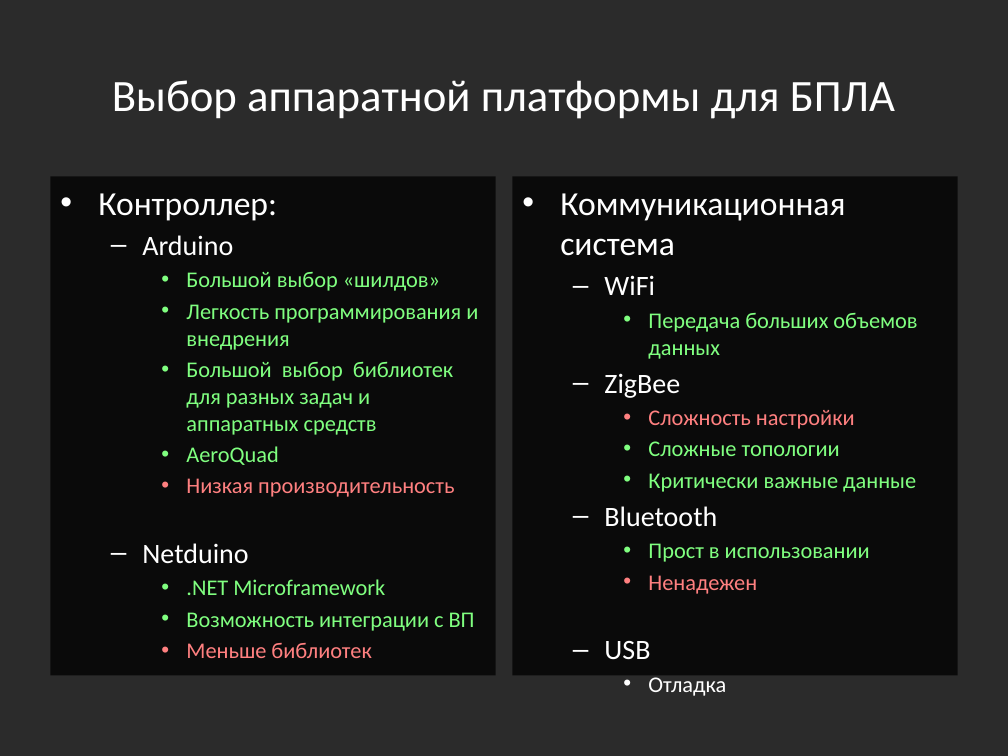
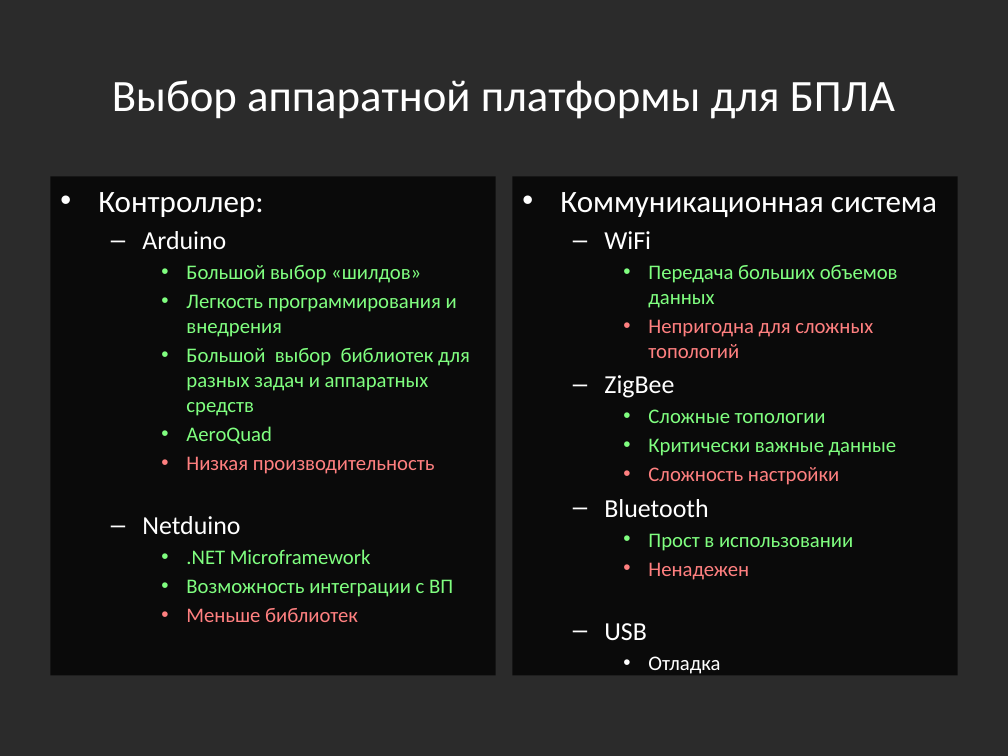
Before and after one commit to yaceq/quadro-xds, a slide deck: slide 8 of Docs/Medias2012_dhg.pptx (slide 7 before the commit). Drawn at 1008x756 pixels with LibreOffice and Linux fonts; fonts in the diff are those of the drawing; background and template pictures are left out; a plain dark background stands for a picture behind light text. Boxes give left, top, right and bottom in pixels: in the first picture for what was removed or moved away, otherwise in the second. Text is boxed around its words. In the diff, an @@ line names an element or a change of style, - is before the commit and + after.

```diff
--- a/Docs/Medias2012_dhg.pptx
+++ b/Docs/Medias2012_dhg.pptx
@@ text "Контроллер:" at [50,176,496,675]: size 24 to 22.2 pt in "Контроллер:"; size 20 to 18.5 pt in "Arduino", "Netduino"; size 16 to 14.8 pt in "Большой выбор «шилдов»", "Легкость программирования и внедрения", "Большой выбор библиотек для разных задач и ...", "AeroQuad" and 4 more places @@
@@ text at [560,192,937,674]: size 24 to 22.2 pt in "Коммуникационная система"; size 20 to 18.5 pt in "WiFi", "ZigBee", "Bluetooth", "USB"; size 16 to 14.8 pt in "Передача больших объемов данных", "Сложные топологии", "Критически важные данные", "Прост в использовании" and 2 more places @@
@@ text at [648,319,873,358]: paragraph added @@
+    • Непригодна для сложных топологий
@@ text at [648,410,855,429]: paragraph removed @@
-    • Сложность настройки
@@ text at [648,467,839,485]: paragraph added @@
+    • Сложность настройки
```
Also in this commit, not shown: 5 other slides changed, 4 slides added.
